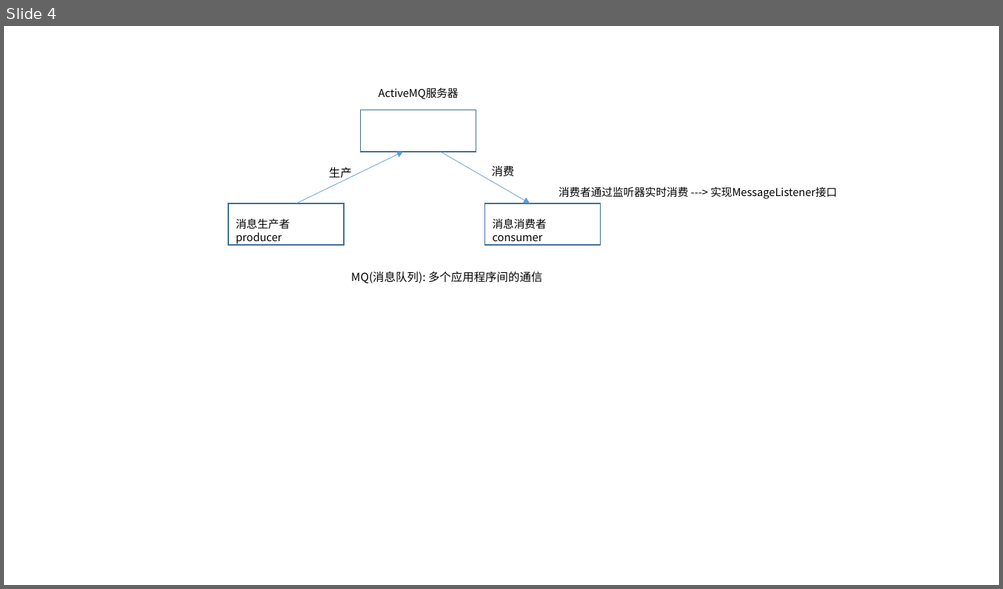
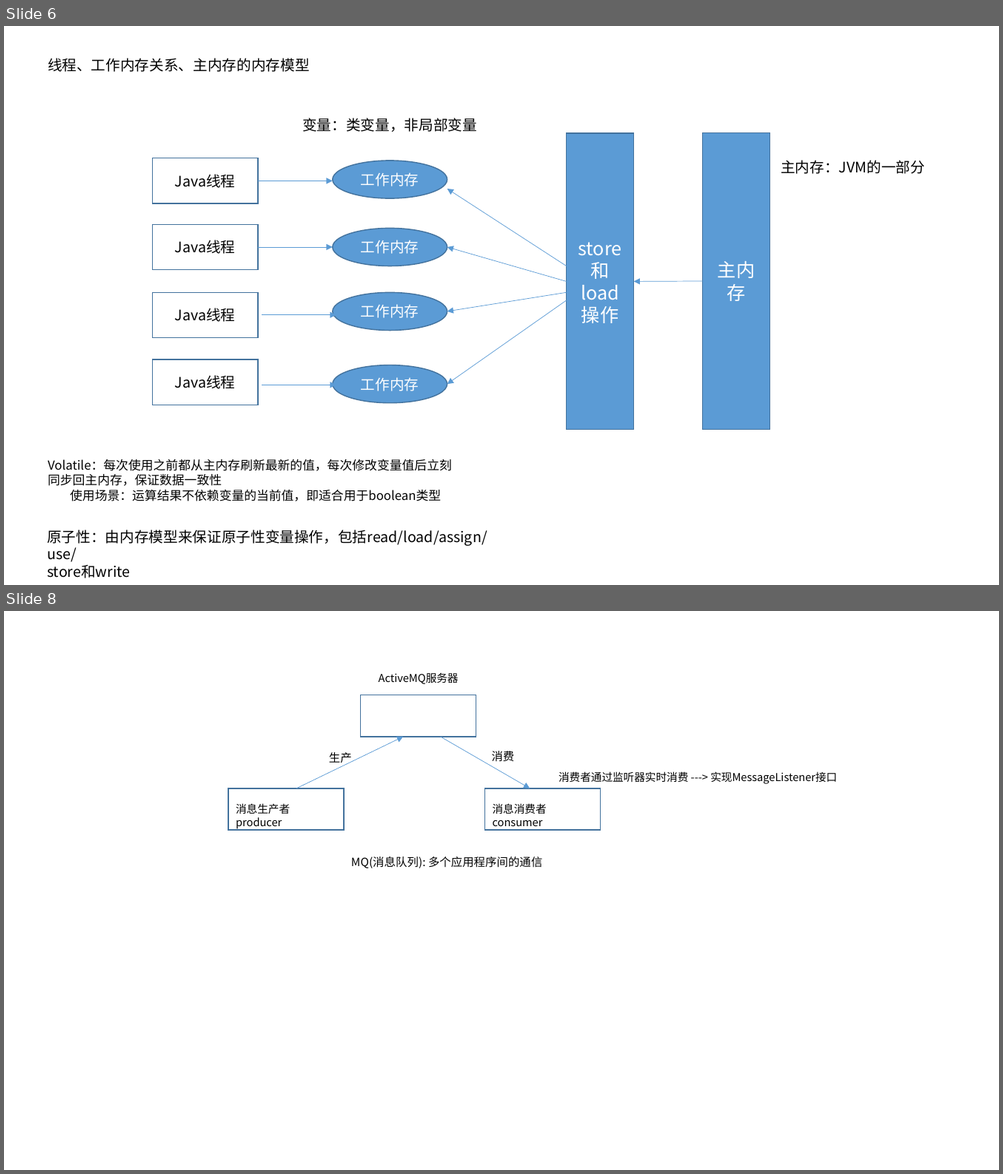
Before and after one commit to dengboyu/future, a slide deck: doc/doc.pptx. Shown one above the other, each under a label of ours: slide 4 before the commit, slides 6 and 8 after it; the slides between them are not shown. The pictures are 1003x589 and 1003x1174 pixels, drawn with LibreOffice and Linux fonts; fonts in the diff are those of the drawing. Boxes give left, top, right and bottom in pixels: in the first picture for what was removed or moved away, otherwise in the second. Text is boxed around its words. In the diff, an @@ line names an element or a change of style, - is before the commit and + after.

```diff
--- a/doc/doc.pptx
+++ b/doc/doc.pptx
@@ slide 6 added at [4,26,999,585], background #FFFFFF @@
@@ text added at [48,58,310,72], 14 pt, text #000000 @@
+线程、工作内存关系、主内存的内存模型
@@ text added at [302,118,477,132], 14 pt, text #000000 @@
+变量：类变量，非局部变量
@@ rectangle added at [566,133,634,430], fill #5B9BD5, outline #43739E 1 pt, 18 pt, text #FFFFFF @@
+store和load操作
@@ rectangle added at [703,133,769,429], fill #5B9BD5, outline #43739E 1 pt, 18 pt, text #FFFFFF @@
+主内存
@@ rectangle added at [153,158,258,204], outline #43739E 1 pt, 14 pt, text #000000 @@
+Java线程
@@ ellipse added at [333,160,447,198], fill #5B9BD5, outline #43739E 1 pt, 14 pt, text #FFFFFF @@
+工作内存
@@ text added at [780,160,925,174], 14 pt, text #000000 @@
+主内存：JVM的一部分
@@ arrow added from (258, 181) to (333, 181), #5B9BD5 0.5 pt @@
@@ arrow added from (566, 266) to (447, 189), #5B9BD5 0.5 pt @@
@@ rectangle added at [153,224,258,270], outline #43739E 1 pt, 14 pt, text #000000 @@
+Java线程
@@ arrow added from (258, 247) to (333, 247), #5B9BD5 0.5 pt @@
@@ ellipse added at [333,228,447,266], fill #5B9BD5, outline #43739E 1 pt, 14 pt, text #FFFFFF @@
+工作内存
@@ arrow added from (566, 282) to (447, 247), #5B9BD5 0.5 pt @@
@@ arrow added from (703, 281) to (634, 282), #5B9BD5 0.5 pt @@
@@ rectangle added at [153,292,258,338], outline #43739E 1 pt, 14 pt, text #000000 @@
+Java线程
@@ ellipse added at [333,292,447,330], fill #5B9BD5, outline #43739E 1 pt, 14 pt, text #FFFFFF @@
+工作内存
@@ arrow added from (566, 292) to (447, 312), #5B9BD5 0.5 pt @@
@@ arrow added from (566, 301) to (447, 384), #5B9BD5 0.5 pt @@
@@ arrow added from (262, 315) to (336, 315), #5B9BD5 0.5 pt @@
@@ rectangle added at [153,360,258,405], outline #43739E 1 pt, 14 pt, text #000000 @@
+Java线程
@@ ellipse added at [333,366,447,403], fill #5B9BD5, outline #43739E 1 pt, 14 pt, text #FFFFFF @@
+工作内存
@@ arrow added from (262, 386) to (336, 386), #5B9BD5 0.5 pt @@
@@ text added at [48,460,452,502], 12 pt, text #000000 @@
+Volatile：每次使用之前都从主内存刷新最新的值，每次修改变量值后立刻同步回主内存，保证数据一致性
+使用场景：运算结果不依赖变量的当前值，即适合用于boolean类型
@@ text added at [47,530,486,562], 14 pt, text #000000 @@
+原子性：由内存模型来保证原子性变量操作，包括read/load/assign/use/
+store和write
@@ what was slide 4 is now slide 8 @@
```
Also in this commit, not shown: 4 slides changed, 2 other slides added, 3 other files.
